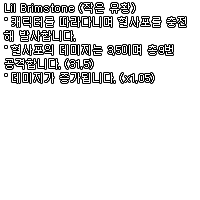
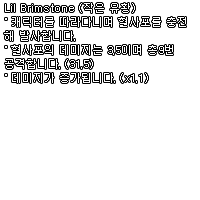
Comparing the layer stacks of the two 200×200 images. Changes:
painted on "Lil Brimstone (작은 유황) ˚ 캐릭터를 따라다니며 혈사포를 충전 해 발사합니다. ˚ 혈사포의 데미지는" over [139, 73, 154, 83]
